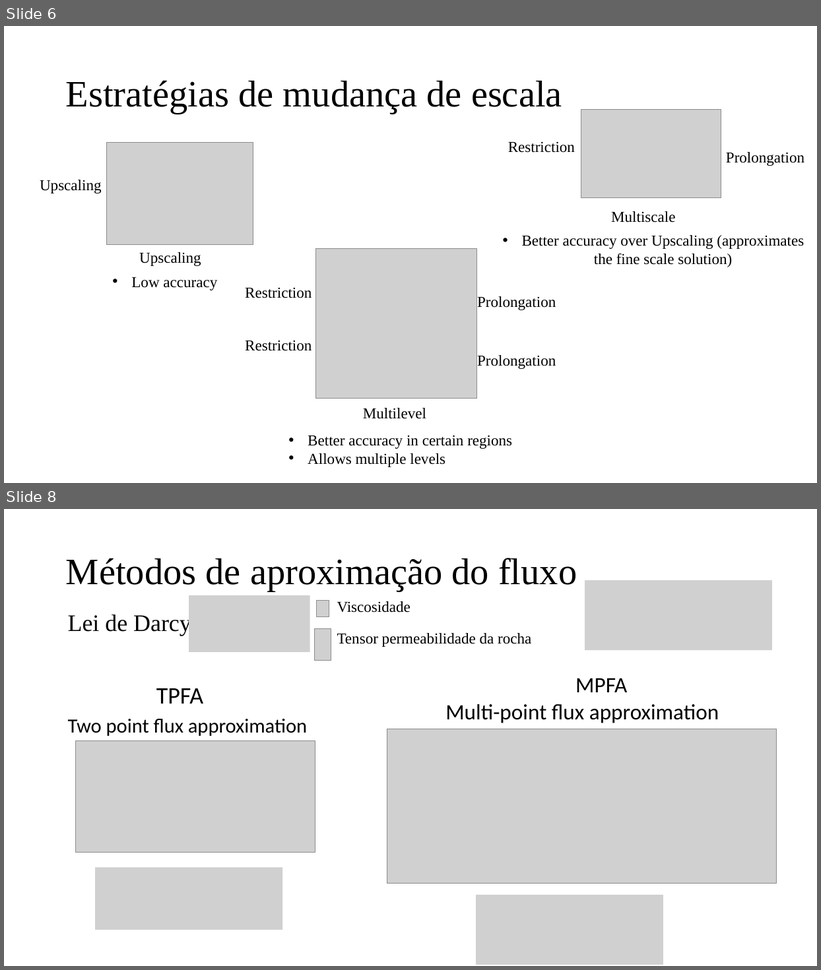
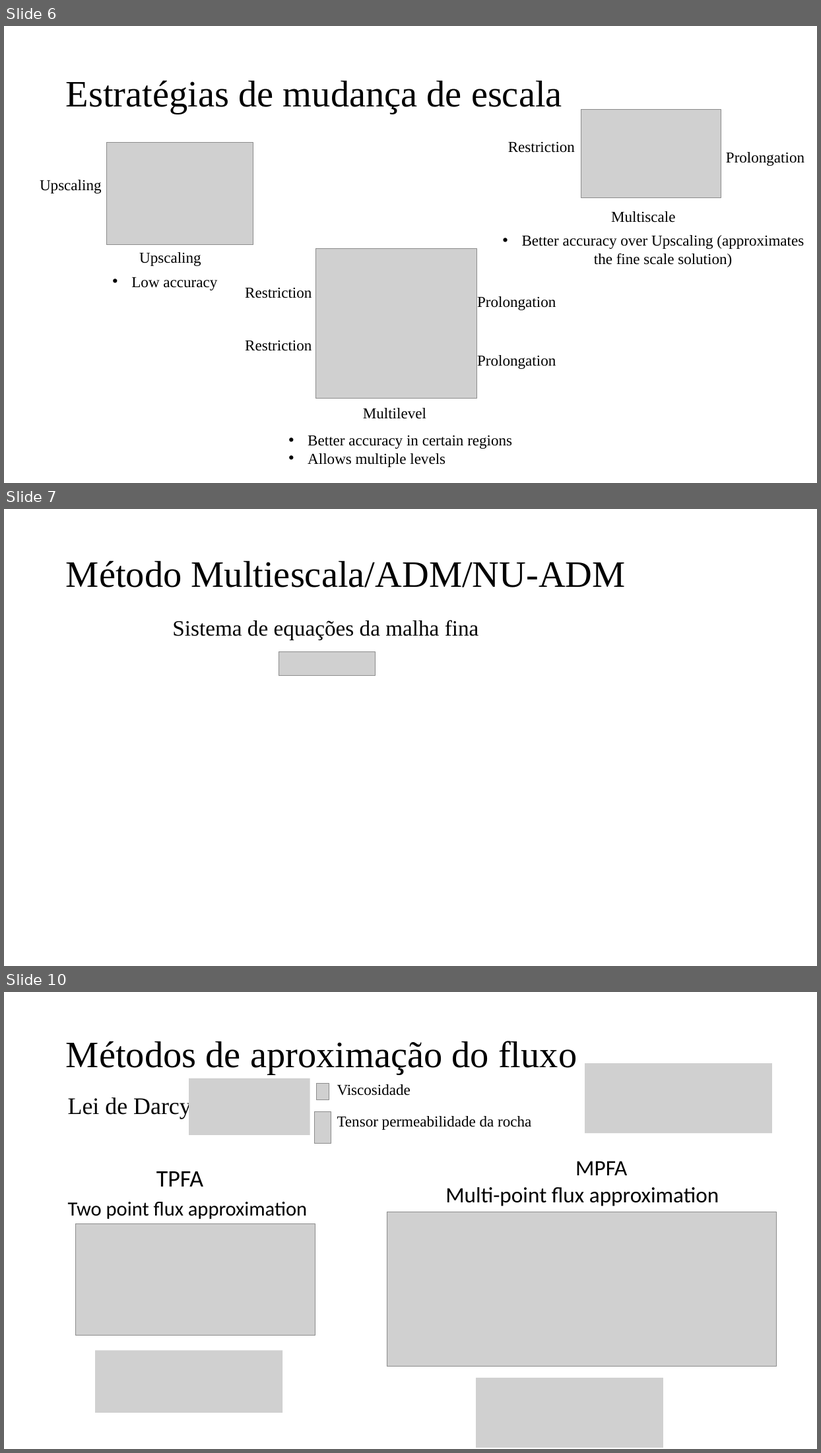
Before and after one commit to jpra2/matlab_mestrado, a slide deck: eds2/Apresentação EDS II.pptx. Shown one above the other, each under a label of ours: slides 6 and 8 before the commit, slides 6, 7 and 10 after it; the slides between them are not shown. The pictures are 821x970 and 821x1453 pixels, drawn with LibreOffice and Linux fonts; fonts in the diff are those of the drawing; grey boxes stand for pictures. Boxes give left, top, right and bottom in pixels: in the first picture for what was removed or moved away, otherwise in the second. Text is boxed around its words. In the diff, an @@ line names an element or a change of style, - is before the commit and + after.

```diff
--- a/eds2/Apresentação EDS II.pptx
+++ b/eds2/Apresentação EDS II.pptx
@@ slide 7 added at [4,509,817,966], background #FFFFFF @@
@@ title added at [66,560,626,588], 44 pt, text #000000 @@
+Método Multiescala/ADM/NU-ADM
@@ text added at [172,620,479,640], 25.9 pt, text #000000 @@
+Sistema de equações da malha fina
@@ picture added at [279,652,375,676] @@
@@ what was slide 8 is now slide 10 @@
```
Also in this commit, not shown: 2 slides changed, 1 other slide added, 1 other file.
